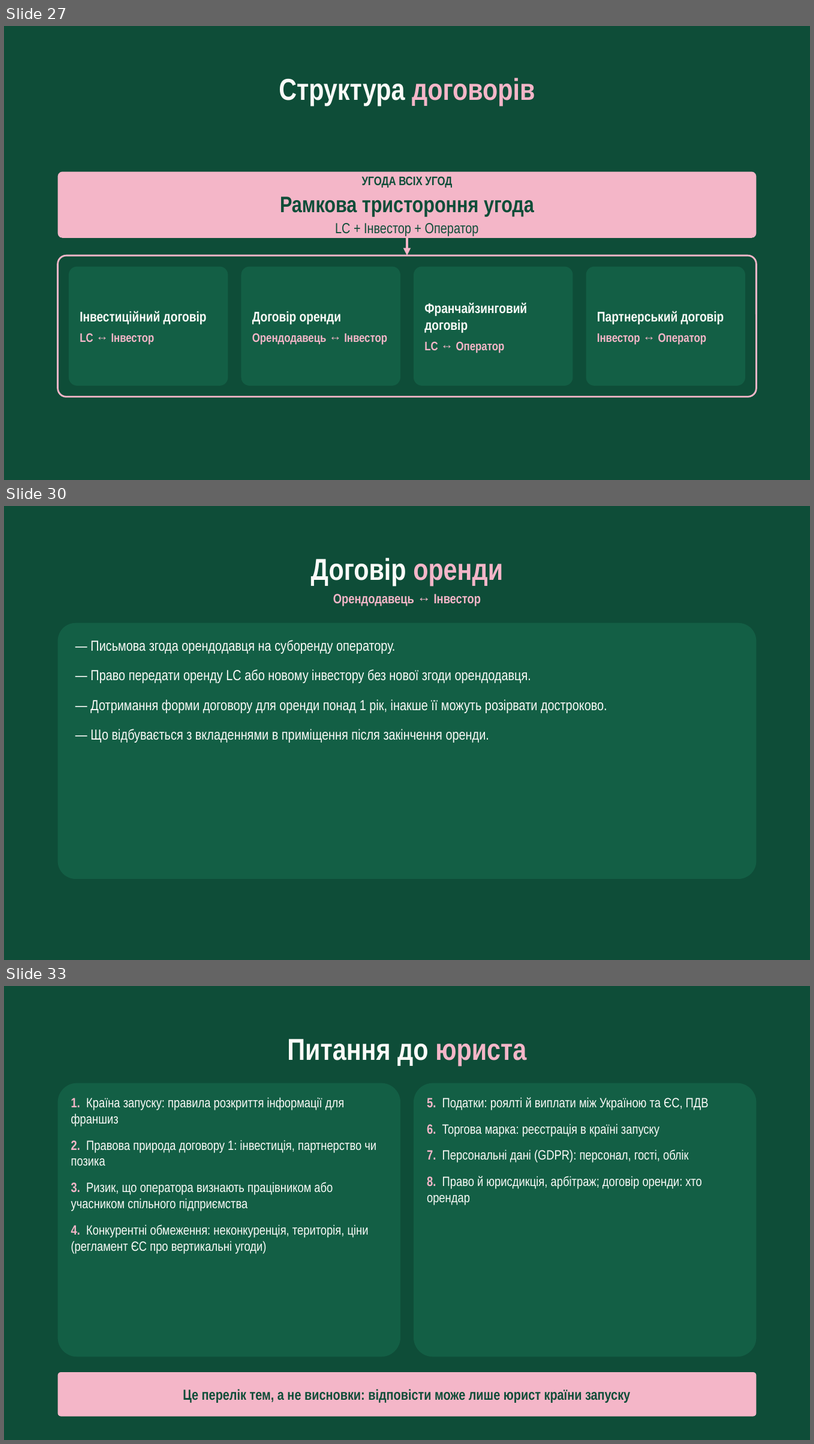
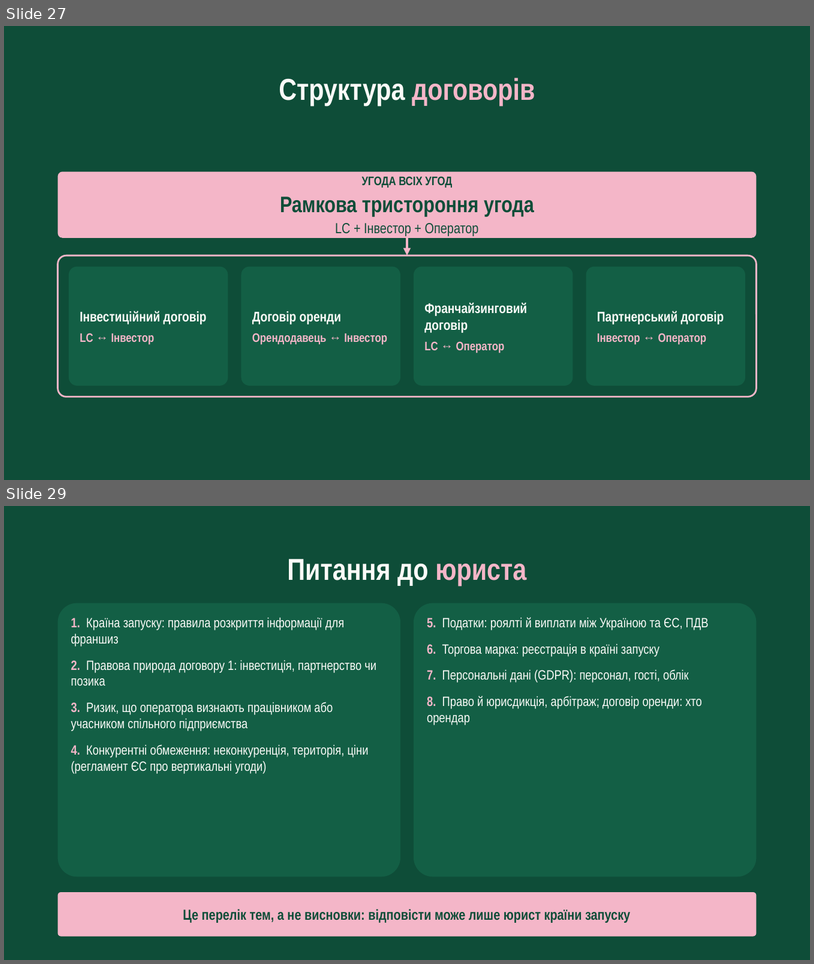
Before and after one commit to denfidiriv-cmyk/xcrypto, a slide deck: presentation_with_contract.pptx. Shown one above the other, each under a label of ours: slides 27, 30 and 33 before the commit, slides 27 and 29 after it; the slides between them are not shown. The pictures are 814x1444 and 814x964 pixels, drawn with LibreOffice and Linux fonts; fonts in the diff are those of the drawing. Boxes give left, top, right and bottom in pixels: in the first picture for what was removed or moved away, otherwise in the second. Text is boxed around its words. In the diff, an @@ line names an element or a change of style, - is before the commit and + after.

```diff
--- a/presentation_with_contract.pptx
+++ b/presentation_with_contract.pptx
@@ slide 30 removed at (x1=4, y1=506, x2=810, y2=960), background #0E4D38 @@
@@ text removed at (x1=311, y1=558, x2=503, y2=586) @@
-Договір оренди
@@ text removed at (x1=333, y1=594, x2=481, y2=606) @@
-Орендодавець ↔ Інвестор
@@ rounded rectangle removed at (x1=57, y1=623, x2=756, y2=879) @@
@@ text removed at (x1=90, y1=640, x2=608, y2=742) @@
-— Письмова згода орендодавця на суборенду оператору.
-— Право передати оренду LC або новому інвестору без нової згоди орендодавця.
-— Дотримання форми договору для оренди понад 1 рік, інакше її можуть розірвати достроково.
-— Що відбувається з вкладеннями в приміщення після закінчення оренди.
@@ what was slide 33 is now slide 29 @@
```
Also in this commit, not shown: 1 slide added, 4 other slides removed.
